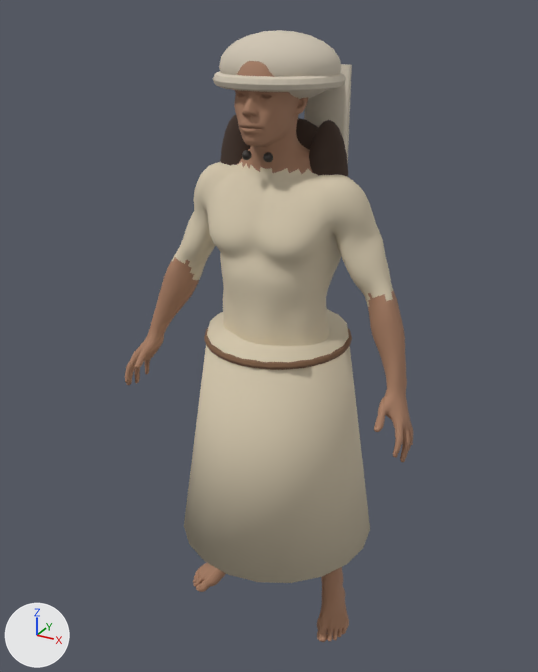
The glTF model assets/herod-temple/character/visitor-realistic-mobile.glb: old version first, new version second.
The view is the same before and after, from a 50 mm camera at (0.993, -1.863, 1.932) aimed at (-0.037, 0.009, 0.996). Lighting does not change. The marker at lower left points along +X, +Y and +Z. The first picture is the older version. Vertices at exactly the same position are counted once.

Objects in the first picture: 'GEO-body_male_realistic', 'headscarf_band', 'headscarf_tail', 'knee_length_linen_robe', 'long_hair_back', 'long_hair_left', 'long_hair_right', 'narrow_leather_belt', 'wrapped_headscarf' and 2 more.
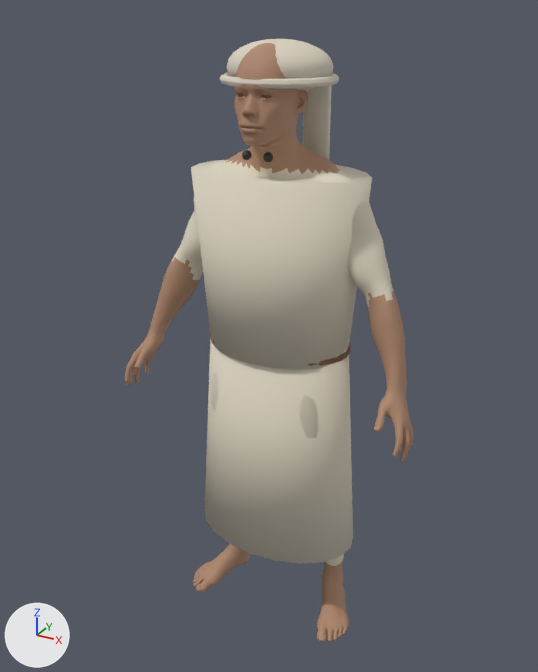
Location of each change, (x1, y1, x2, y2) in pixels of the pictures (538 x 672 px):
'knee_length_linen_robe', recoloured, reshaped, moved (beige to pale yellow): before (184, 309, 370, 583); after (205, 339, 353, 564)
'soft_linen_upper_tunic', added (pale yellow): after (191, 160, 372, 369)
'wrapped_headscarf', recoloured, rescaled (13% narrower, 24% shorter): before (219, 30, 342, 99); after (227, 39, 334, 91)
'headscarf_tail', recoloured, reshaped: before (304, 64, 352, 163); after (302, 85, 332, 160)
'headscarf_band', recoloured, reshaped (10% narrower, 23% shorter): before (213, 71, 346, 92); after (220, 73, 339, 89)
'long_hair_right', deleted (brown): before (309, 120, 348, 177)
'narrow_leather_belt', reshaped, moved (mostly hidden afterwards): before (204, 327, 352, 370); after (209, 330, 351, 366)
'long_hair_left', deleted (brown): before (220, 115, 250, 166)
'long_hair_back', deleted: before (296, 118, 319, 150)

Edits to the bpy script that builds the scene:
```text
Change mat_linen_cream:
    mat_linen_cream.base_color: (0.68, 0.59, 0.43) -> (0.74, 0.68, 0.55)  # beige #d7caaf -> pale yellow #dfd7c4
Change mat_headscarf_linen:
    mat_headscarf_linen.base_color: (0.63, 0.56, 0.45) -> (0.7, 0.64, 0.53)  # pale yellow #d0c5b3 -> pale yellow #dad1c0
Change me_cone:
    remove me_cone.from_pydata(...)  # 40 vertices, 76 faces; spans x -0.32..0.32, y -0.32..0.32, z -0.36..0.36
    add me_cone.from_pydata(...)  # 40 vertices, 76 faces; spans x -0.275..0.275, y -0.182..0.182, z -0.375..0.375
    me_cone part 1: 40 of 40 vertices moved; they spanned x -0.32..0.32, y -0.32..0.32, z -0.36..0.36 and now span x -0.275..0.275, y -0.182..0.182, z -0.375..0.375; mean shift (0.0, 0.0, 0.0)
Change me_torus_001:
    remove me_torus_001.from_pydata(...)  # 256 vertices, 512 faces; spans x -0.227..0.227, y -0.227..0.227, z -0.012..0.012
    add me_torus_001.from_pydata(...)  # 256 vertices, 512 faces; spans x -0.235..0.235, y -0.155..0.155, z -0.01..0.01
    me_torus_001 part 2: 256 of 256 vertices moved; they spanned x -0.227..0.227, y -0.227..0.227, z -0.012..0.012 and now span x -0.235..0.235, y -0.155..0.155, z -0.01..0.01; mean shift (0.0, 0.0, 0.0)
Change me_torus:
    remove me_torus.from_pydata(...)  # 256 vertices, 512 faces; spans x -0.178..0.178, y -0.178..0.178, z 1.742..1.778
    add me_torus.from_pydata(...)  # 256 vertices, 512 faces; spans x -0.16..0.16, y -0.16..0.16, z 1.748..1.772
    me_torus part 3: 256 of 256 vertices moved; they spanned x -0.178..0.178, y -0.178..0.178, z 1.742..1.778 and now span x -0.16..0.16, y -0.16..0.16, z 1.748..1.772; mean shift (0.0, 0.0, 0.0)
Change me_cube_001:
    remove me_cube_001.from_pydata(...)  # 8 vertices, 12 faces; spans x 0.003..0.137, y 0.134..0.186, z 1.33..1.79
    add me_cube_001.from_pydata(...)  # 8 vertices, 12 faces; spans x 0.004..0.086, y 0.132..0.158, z 1.465..1.755
    me_cube_001 part 4
    me_cube_001.vertices[0].co: (0.003, 0.151, 1.33) -> (0.004, 0.138, 1.465)
    me_cube_001.vertices[1].co: (0.003, 0.151, 1.79) -> (0.004, 0.138, 1.755)
    me_cube_001.vertices[2].co: (0.008, 0.186, 1.33) -> (0.006, 0.158, 1.465)
    me_cube_001.vertices[3].co: (0.008, 0.186, 1.79) -> (0.006, 0.158, 1.755)
    me_cube_001.vertices[4].co: (0.132, 0.134, 1.33) -> (0.084, 0.132, 1.465)
    me_cube_001.vertices[5].co: (0.132, 0.134, 1.79) -> (0.084, 0.132, 1.755)  # pixel (345, 65) -> not seen
    me_cube_001.vertices[6].co: (0.137, 0.169, 1.33) -> (0.086, 0.152, 1.465)
    me_cube_001.vertices[7].co: (0.137, 0.169, 1.79) -> (0.086, 0.152, 1.755)  # pixel (351, 64) -> not seen
Change me_sphere_003:
    remove me_sphere_003.from_pydata(...)  # 222 vertices, 440 faces; spans x -0.17..0.17, y -0.14..0.14, z 1.7..1.88
    add me_sphere_003.from_pydata(...)  # 222 vertices, 440 faces; spans x -0.148..0.148, y -0.125..0.125, z 1.72..1.86
    me_sphere_003 part 5: the whole mesh is scaled about its middle by (0.871, 0.893, 0.778)
Change ob_knee_length_linen_robe:
    ob_knee_length_linen_robe.location: (0.0, 0.0, 0.68) -> (0.0, 0.0, 0.675)
Change ob_narrow_leather_belt:
    ob_narrow_leather_belt.location: (0.0, 0.0, 1.01) -> (0.0, 0.0, 0.995)
Remove ob_long_hair_back:
    ob_long_hair_back = bpy.data.objects.new('long_hair_back', me_sphere)
Remove ob_long_hair_left:
    ob_long_hair_left = bpy.data.objects.new('long_hair_left', me_sphere_001)
Remove ob_long_hair_right:
    ob_long_hair_right = bpy.data.objects.new('long_hair_right', me_sphere_002)
Add ob_soft_linen_upper_tunic:
    ob_soft_linen_upper_tunic = bpy.data.objects.new('soft_linen_upper_tunic', me_cone_1)  # a 20-sided cut cone along z (radius 0.225 by 0.162 at the low end, 0.27 by 0.194 at the high end) spanning x -0.27..0.27, y -0.194..0.194, z 0.98..1.51; in mat_linen_cream (pale yellow #dfd7c4)
    ob_soft_linen_upper_tunic.location = (0.0, 0.0, 0.0)
```
